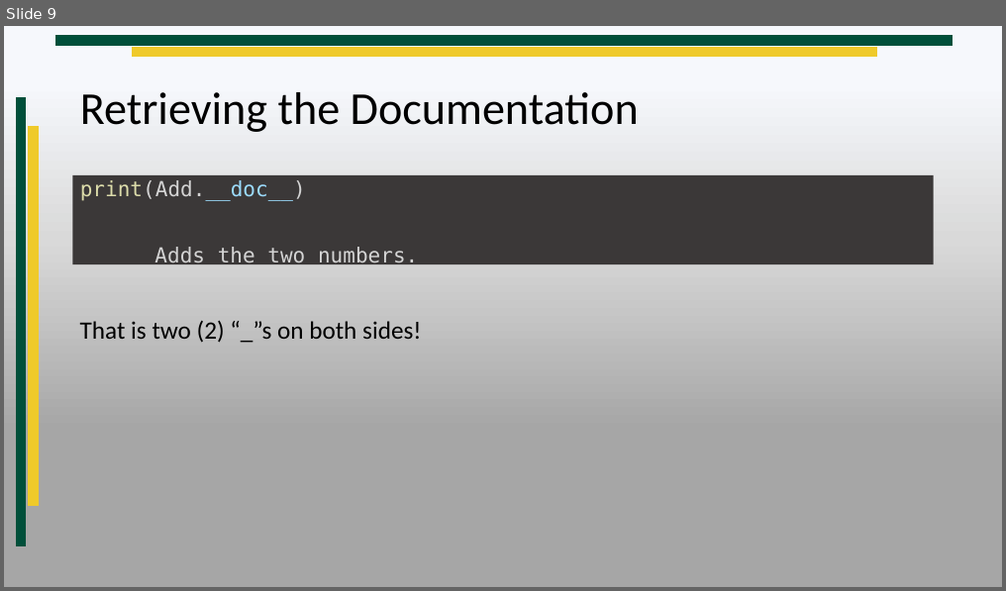
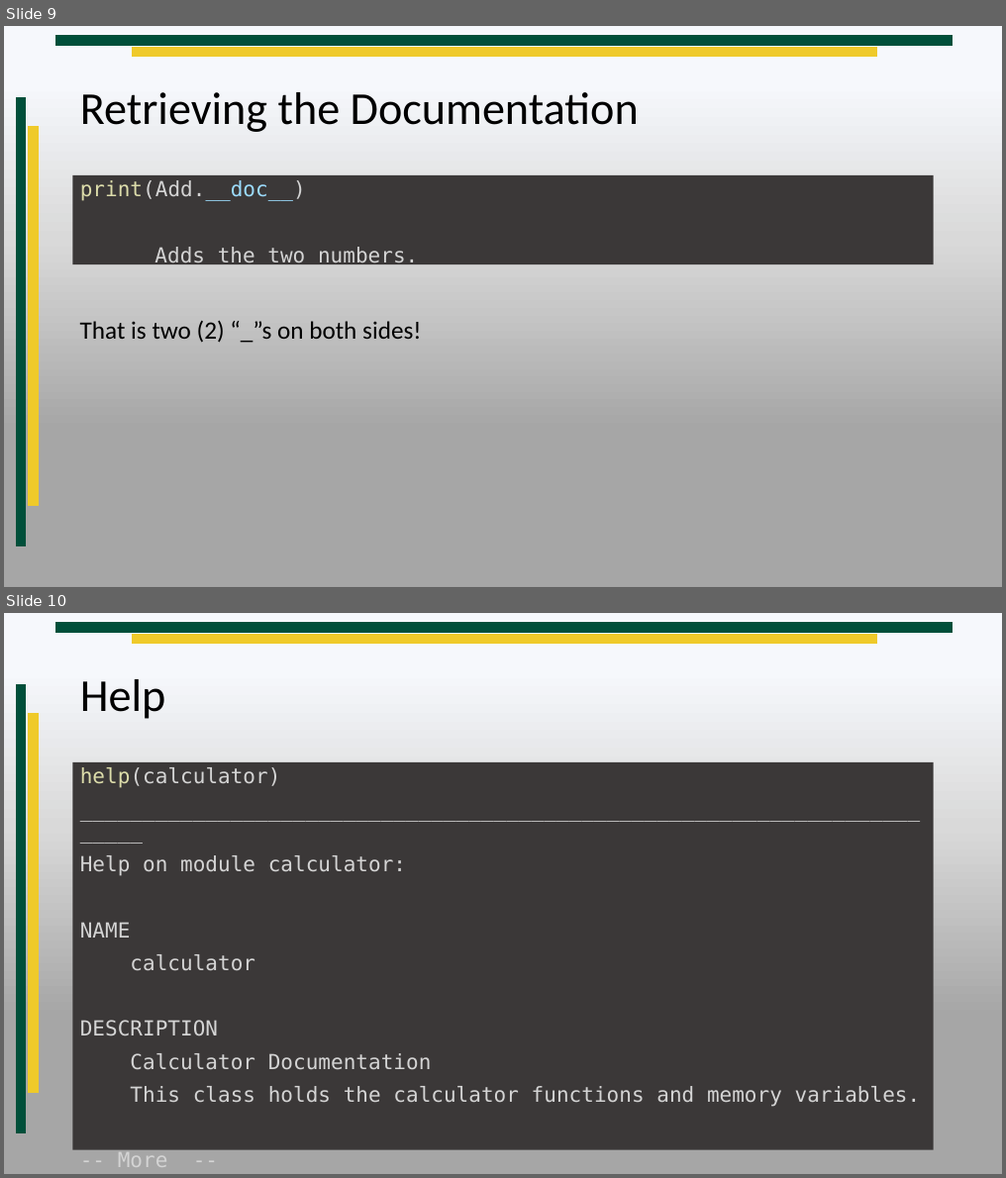
Before and after one commit to RenoTechnologyAcademy/CIS104-2019-Spring-1, a slide deck: Lesson 4/Lesson 4.pptx. Shown one above the other, each under a label of ours: slide 9 before the commit, slides 9 and 10 after it. The pictures are 1006x591 and 1006x1178 pixels, drawn with LibreOffice and Linux fonts; fonts in the diff are those of the drawing; background and template pictures are left out. Boxes give left, top, right and bottom in pixels: in the first picture for what was removed or moved away, otherwise in the second. Text is boxed around its words. In the diff, an @@ line names an element or a change of style, - is before the commit and + after.

```diff
--- a/Lesson 4/Lesson 4.pptx
+++ b/Lesson 4/Lesson 4.pptx
@@ slide 10 added at [4,613,1002,1174], background gradient #F6F8FC to #D9D9D9 to #A6A6A6; not listed: 4 template elements that a slide beside it also shows @@
@@ title added at [80,679,166,719], 44 pt, text #000000 @@
+Help
@@ text added at [73,762,934,1158], fill #3B3838, 20 pt, text #D4D4D4 @@
+help(calculator)
+________________________________________________________________________
+Help on module calculator:
+NAME
+calculator
+DESCRIPTION
+Calculator Documentation
+This class holds the calculator functions and memory variables.
+-- More --
```
Also in this commit, not shown: 15 other files.
